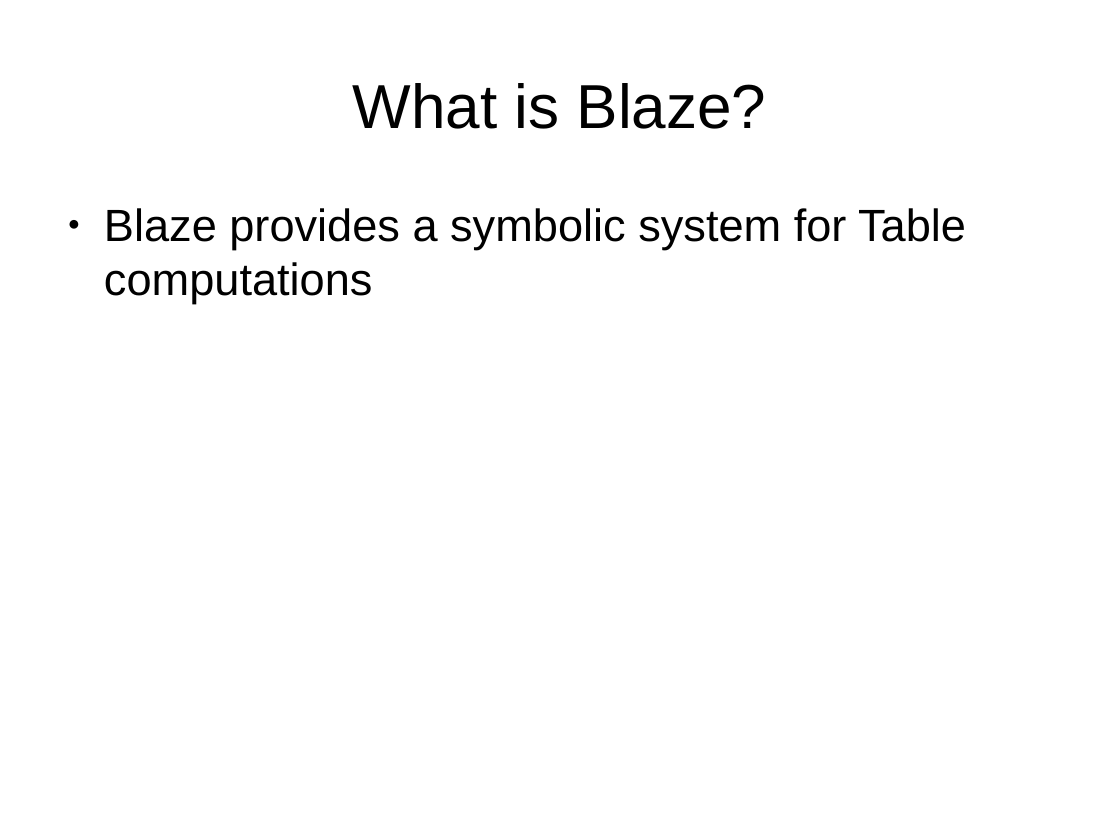
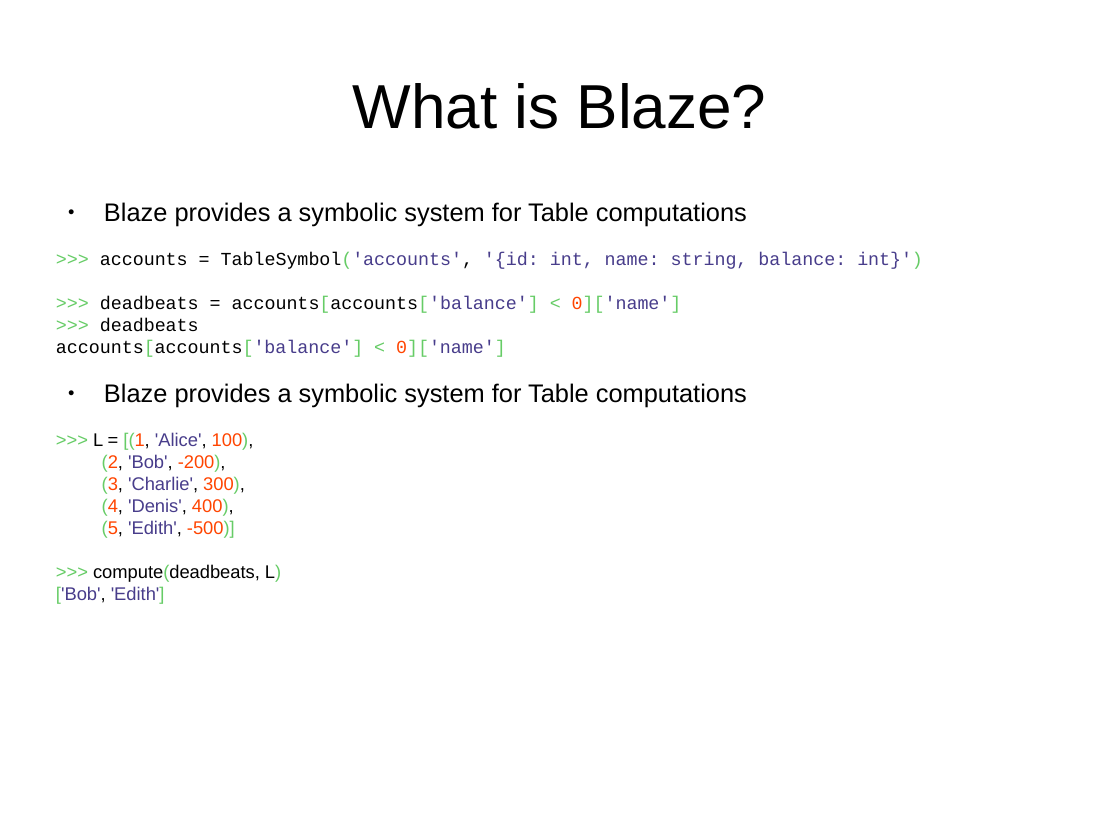
Before and after one commit to mrocklin/blaze-scipy-2014, a slide deck: slide 13 of SciPy2014Blaze.odp. Drawn at 1120x840 pixels with LibreOffice and Linux fonts; fonts in the diff are those of the drawing; background and template pictures are left out. Boxes give left, top, right and bottom in pixels: in the first picture for what was removed or moved away, otherwise in the second. Text is boxed around its words. In the diff, an @@ line names an element or a change of style, - is before the commit and + after.

```diff
--- a/SciPy2014Blaze.odp
+++ b/SciPy2014Blaze.odp
@@ text at (104, 202, 747, 227): size 32 to 18 pt in "Blaze provides a symbolic system for Table ..." @@
@@ text at (56, 252, 923, 604): paragraphs added @@
+>>> accounts = TableSymbol('accounts', '{id: int, name: string, balance: int}')
+>>> deadbeats = accounts[accounts['balance'] < 0]['name']
+>>> deadbeats
+accounts[accounts['balance'] < 0]['name']
+● Blaze provides a symbolic system for Table computations
+>>> L = [(1, 'Alice', 100),
+(2, 'Bob', -200),
+(3, 'Charlie', 300),
+(4, 'Denis', 400),
+(5, 'Edith', -500)]
+>>> compute(deadbeats, L)
+['Bob', 'Edith']
```
Also in this commit, not shown: 10 slides added.
